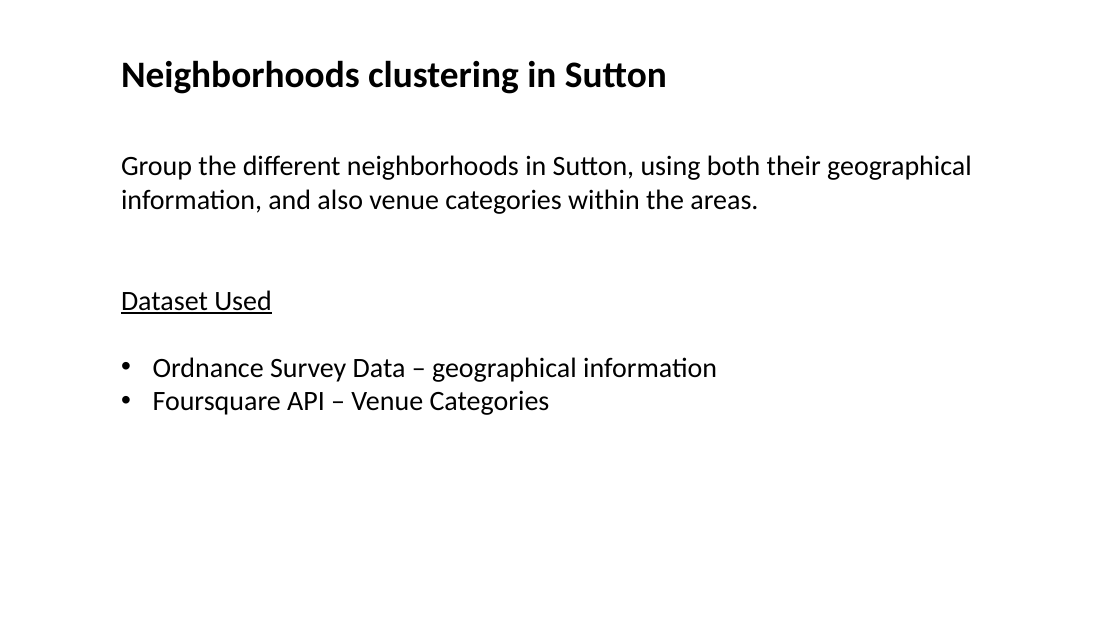
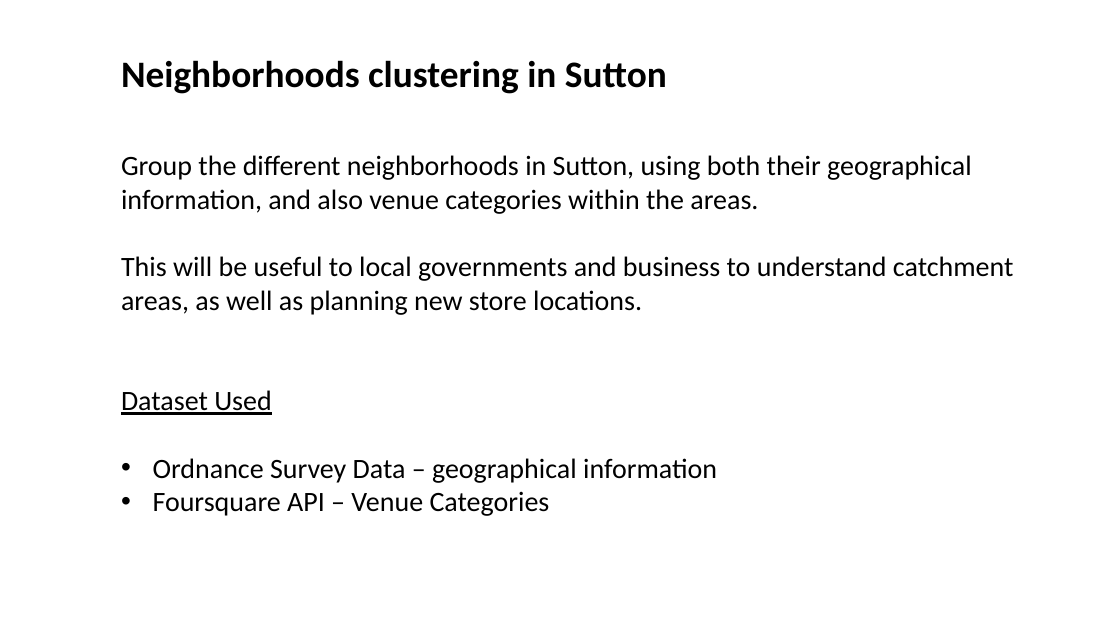
Before and after one commit to cshen92/Coursera_Capstone, a slide deck: slide 1 of Capstone.pptx. Drawn at 1120x630 pixels with LibreOffice and Linux fonts; fonts in the diff are those of the drawing. Boxes give left, top, right and bottom in pixels: in the first picture for what was removed or moved away, otherwise in the second. Text is boxed around its words. In the diff, an @@ line names an element or a change of style, - is before the commit and + after.

```diff
--- a/Capstone.pptx
+++ b/Capstone.pptx
@@ text at box(121, 256, 1013, 315): paragraph added @@
+This will be useful to local governments and business to understand catchment areas, as well as planning new store locations.
```
